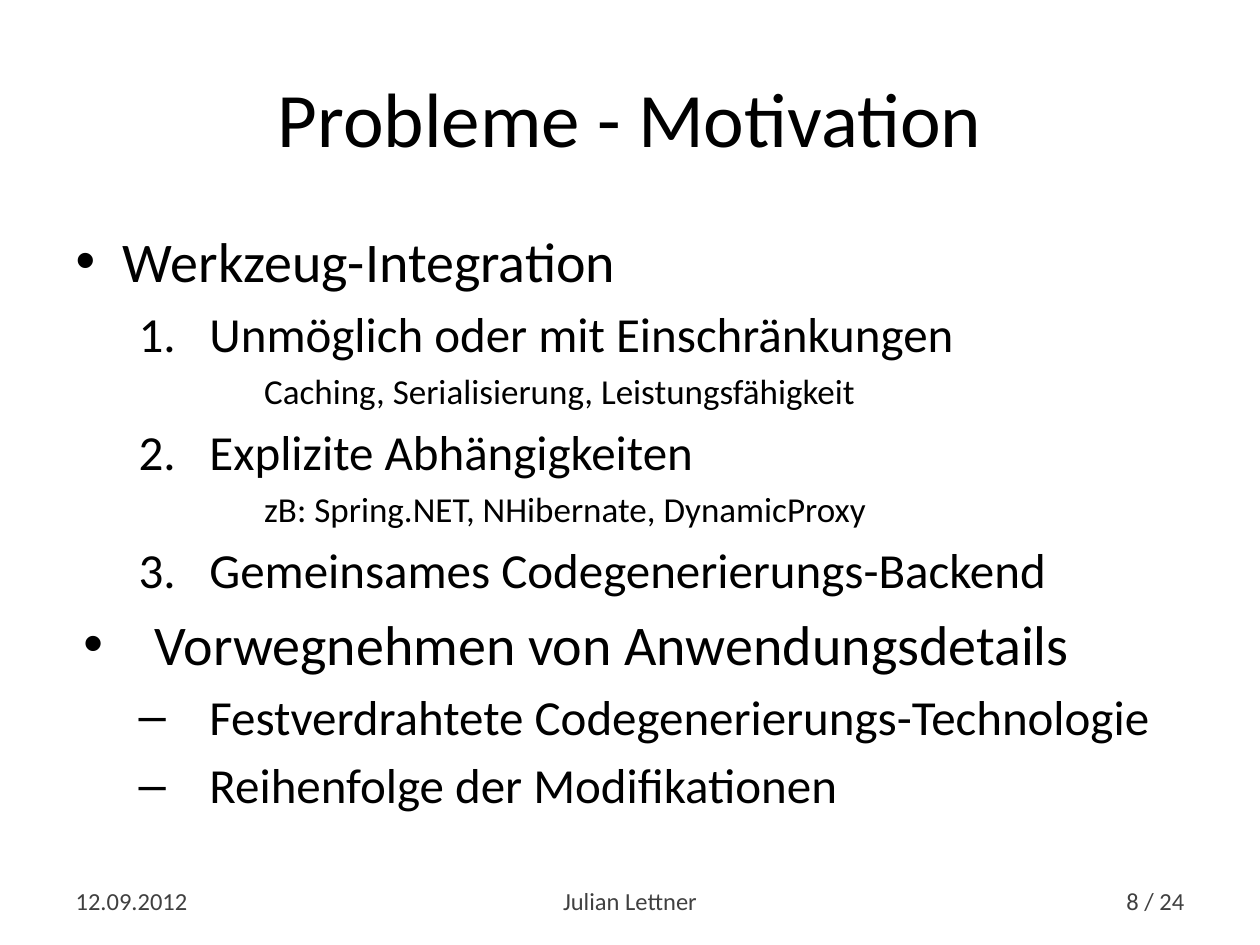
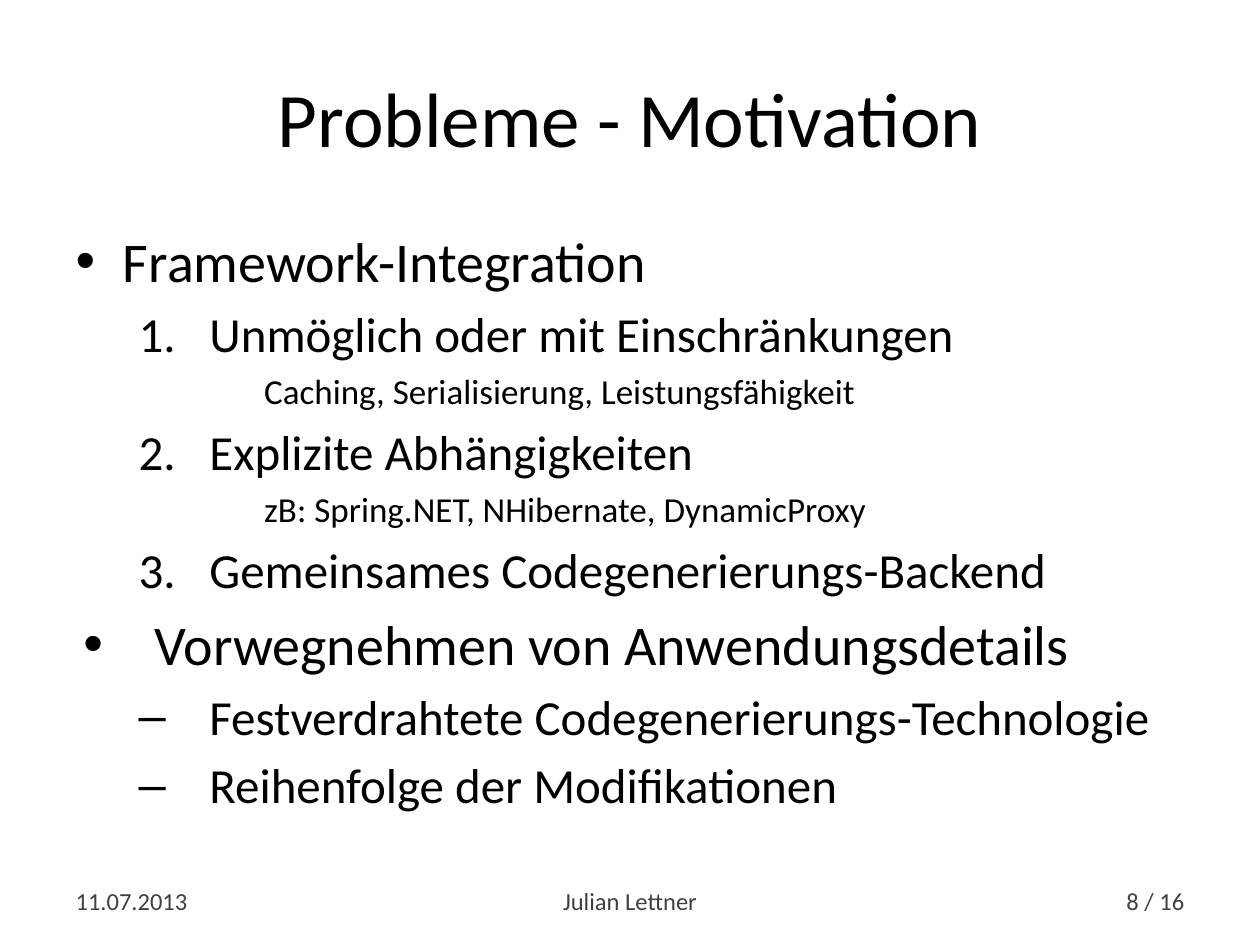
Before and after one commit to yln/TypePipeDemo, a slide deck: slide 8 of A Code Generation Pipeline for .NET.pptx. Drawn at 1260x945 pixels with LibreOffice and Linux fonts; fonts in the diff are those of the drawing. Boxes give left, top, right and bottom in pixels: in the first picture for what was removed or moved away, otherwise in the second. Text is boxed around its words. In the diff, an @@ line names an element or a change of style, - is before the commit and + after.

```diff
--- a/A Code Generation Pipeline for .NET.pptx
+++ b/A Code Generation Pipeline for .NET.pptx
@@ text at (x1=123, y1=243, x2=646, y2=292): text changed @@
-• Werkzeug-Integration
+• Framework-Integration
@@ text at (x1=76, y1=894, x2=188, y2=910): text changed @@
-12.09.2012
+11.07.2013
@@ page number at (x1=1126, y1=893, x2=1184, y2=910): text changed @@
-8 / 24
+8 / 16
```
Also in this commit, not shown: 13 other slides changed, 1 slide added, 9 slides removed.
